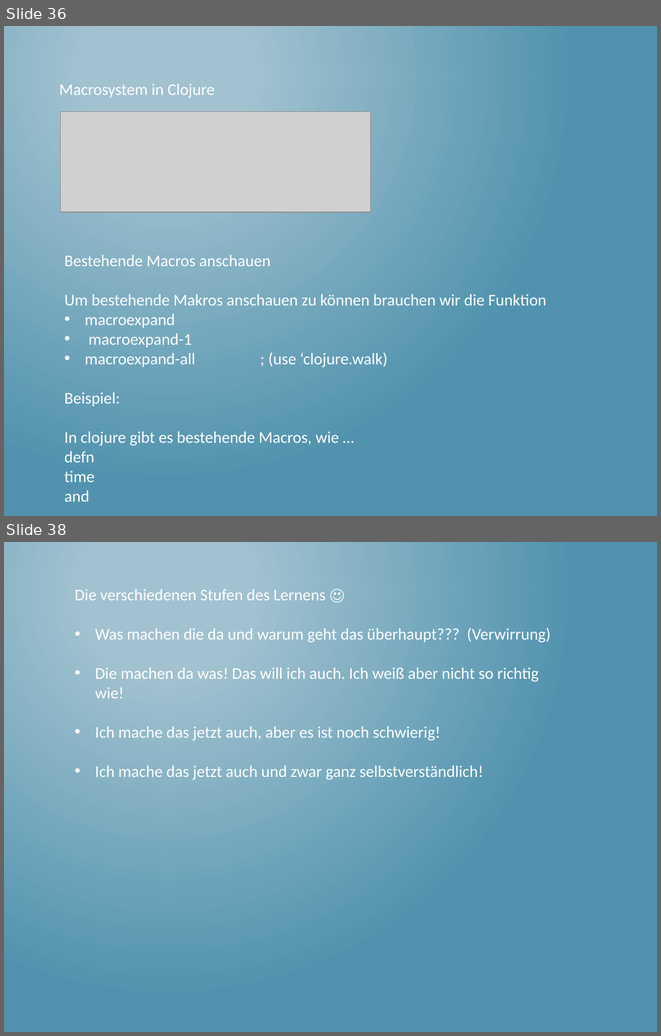
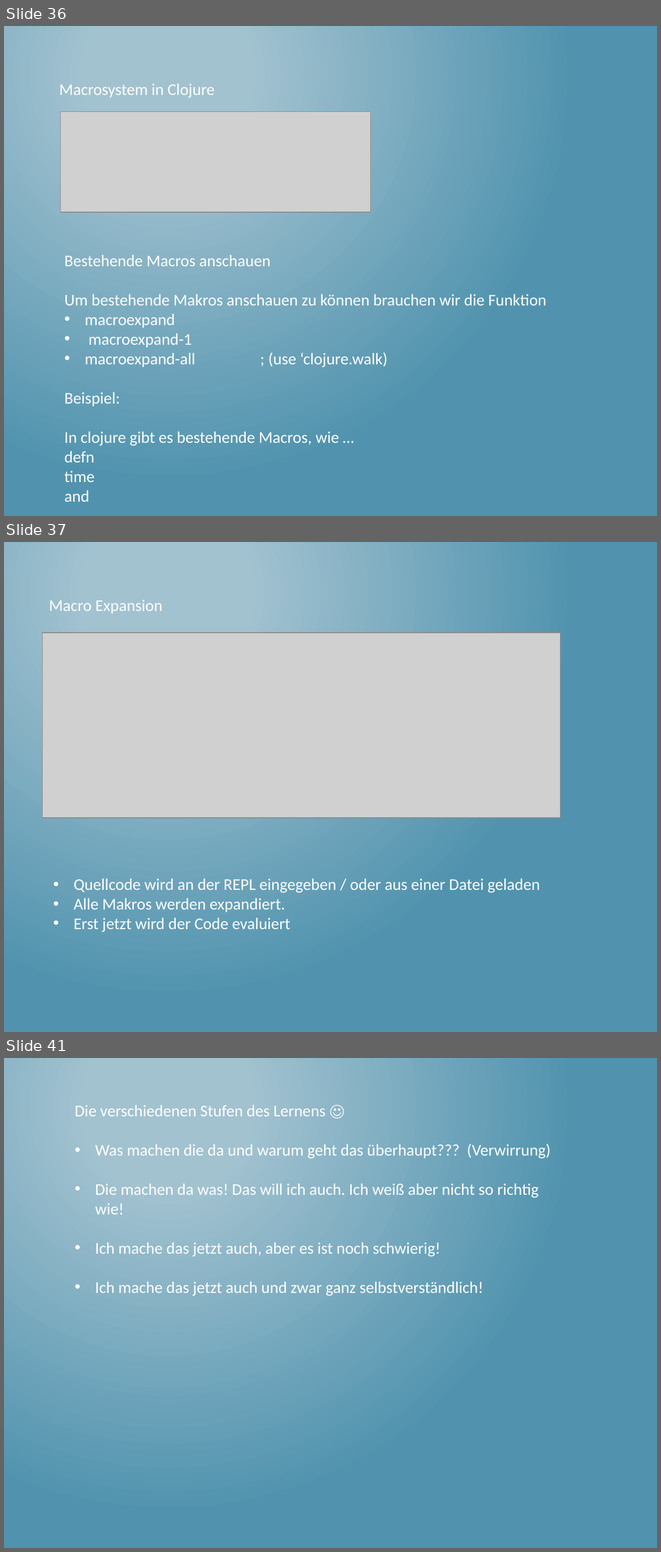
Before and after one commit to thomasschulte/ClojureUsergroupDemo, a slide deck: Clojure Vortrag .NET User Group.pptx. Shown one above the other, each under a label of ours: slides 36 and 38 before the commit, slides 36, 37 and 41 after it; the slides between them are not shown. The pictures are 661x1036 and 661x1552 pixels, drawn with LibreOffice and Linux fonts; fonts in the diff are those of the drawing; grey boxes stand for pictures. Boxes give left, top, right and bottom in pixels: in the first picture for what was removed or moved away, otherwise in the second. Text is boxed around its words. In the diff, an @@ line names an element or a change of style, - is before the commit and + after.

```diff
--- a/Clojure Vortrag .NET User Group.pptx
+++ b/Clojure Vortrag .NET User Group.pptx
@@ slide 37 added at [4,542,657,1032], background gradient #A3C3D1 to #5194AF @@
@@ text added at [49,600,162,614], 18 pt, text #FFFFFF @@
+Macro Expansion
@@ picture added at [43,633,560,818] @@
@@ text added at [73,878,540,932], 18 pt, text #FFFFFF @@
+• Quellcode wird an der REPL eingegeben / oder aus einer Datei geladen
+• Alle Makros werden expandiert.
+• Erst jetzt wird der Code evaluiert
@@ what was slide 38 is now slide 41 @@
```
Also in this commit, not shown: 3 other slides added, 2 slides removed, 1 other file.
